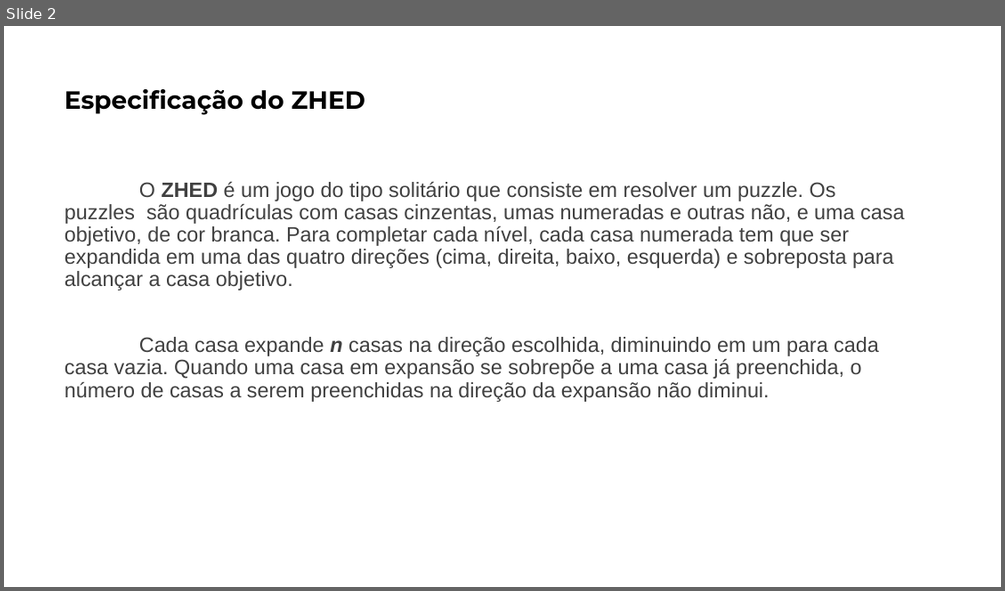
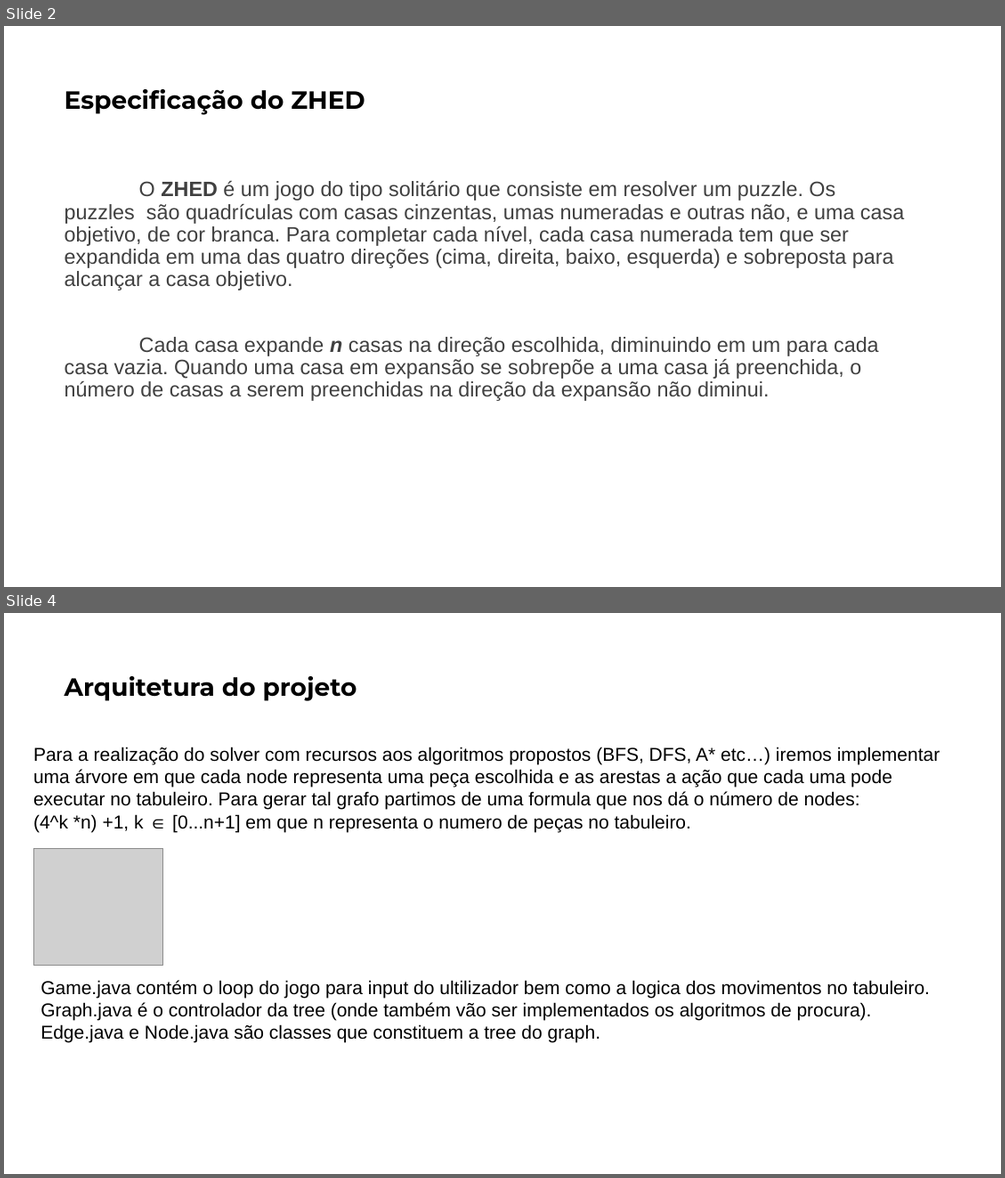
Before and after one commit to matheusPereiraG/IART, a slide deck: FEUP.pptx. Shown one above the other, each under a label of ours: slide 2 before the commit, slides 2 and 4 after it; the slides between them are not shown. The pictures are 1005x591 and 1005x1178 pixels, drawn with LibreOffice and Linux fonts; fonts in the diff are those of the drawing; grey boxes stand for pictures. Boxes give left, top, right and bottom in pixels: in the first picture for what was removed or moved away, otherwise in the second. Text is boxed around its words. In the diff, an @@ line names an element or a change of style, - is before the commit and + after.

```diff
--- a/FEUP.pptx
+++ b/FEUP.pptx
@@ slide 4 added at (x1=4, y1=613, x2=1001, y2=1174), background #FFFFFF @@
@@ text added at (x1=65, y1=676, x2=357, y2=701), 24 pt, text #000000, bold @@
+Arquitetura do projeto
@@ text added at (x1=33, y1=747, x2=940, y2=832), 18 pt, text #000000 @@
+Para a realização do solver com recursos aos algoritmos propostos (BFS, DFS, A* etc…) iremos implementar uma árvore em que cada node representa uma peça escolhida e as arestas a ação que cada uma pode executar no tabuleiro. Para gerar tal grafo partimos de uma formula que nos dá o número de nodes:
+(4^k *n) +1, k ∈ [0...n+1] em que n representa o numero de peças no tabuleiro.
@@ picture added at (x1=33, y1=849, x2=162, y2=965) @@
@@ text added at (x1=40, y1=980, x2=930, y2=1043), 18 pt, text #000000 @@
+Game.java contém o loop do jogo para input do ultilizador bem como a logica dos movimentos no tabuleiro.
+Graph.java é o controlador da tree (onde também vão ser implementados os algoritmos de procura).
+Edge.java e Node.java são classes que constituem a tree do graph.
```
Also in this commit, not shown: 2 slides changed, 1 slide removed.
